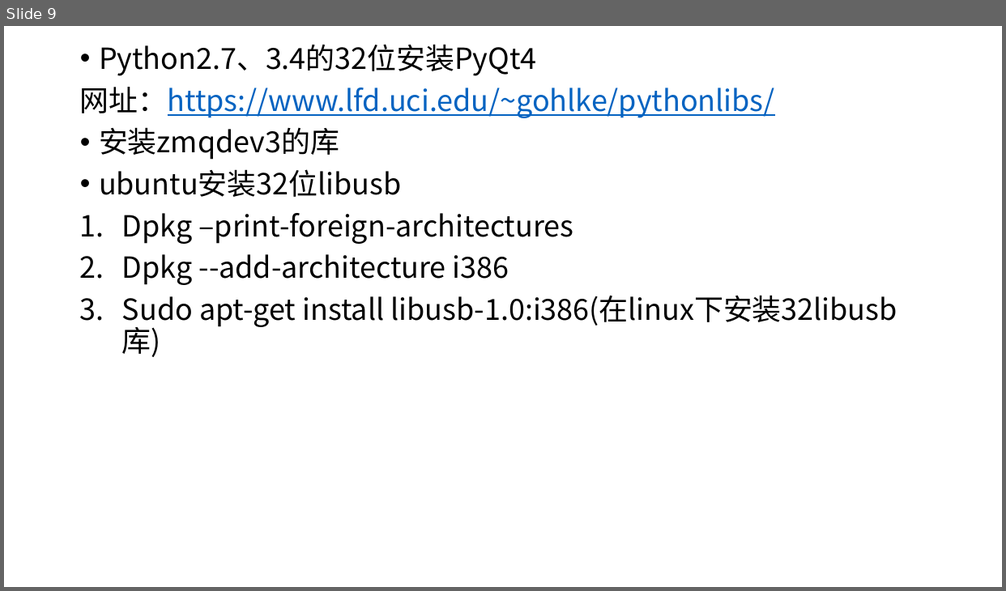
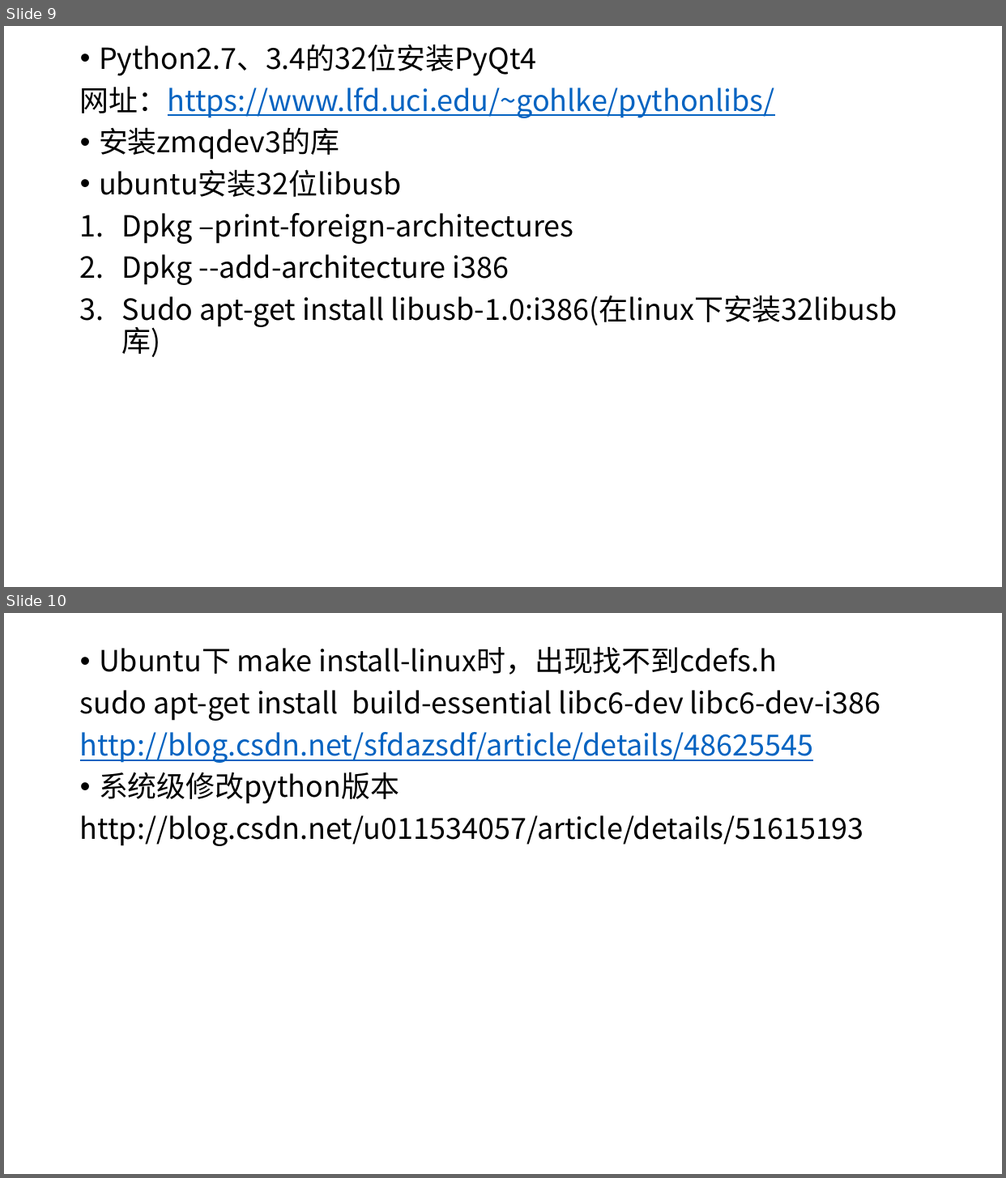
Before and after one commit to niph2018/gitGUIuse, a slide deck: SDK使用步骤.pptx. Shown one above the other, each under a label of ours: slide 9 before the commit, slides 9 and 10 after it. The pictures are 1006x591 and 1006x1178 pixels, drawn with LibreOffice and Linux fonts; fonts in the diff are those of the drawing. Boxes give left, top, right and bottom in pixels: in the first picture for what was removed or moved away, otherwise in the second. Text is boxed around its words. In the diff, an @@ line names an element or a change of style, - is before the commit and + after.

Commit message:
sdk修改python多版本

```diff
--- a/SDK使用步骤.pptx
+++ b/SDK使用步骤.pptx
@@ slide 10 added at box(4, 613, 1002, 1174), background #FFFFFF @@
@@ text added at box(80, 646, 881, 846), 28 pt, text #000000 @@
+• Ubuntu下 make install-linux时，出现找不到cdefs.h
+sudo apt-get install build-essential libc6-dev libc6-dev-i386
+http://blog.csdn.net/sfdazsdf/article/details/48625545
+• 系统级修改python版本
+http://blog.csdn.net/u011534057/article/details/51615193
```
Also in this commit, not shown: 2 other files.
